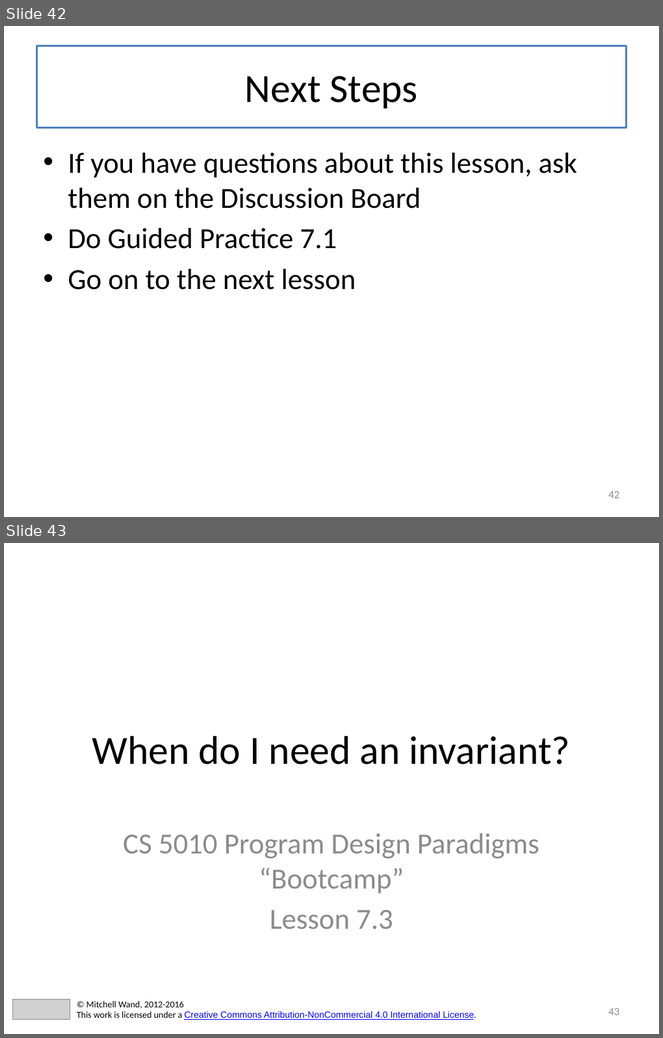
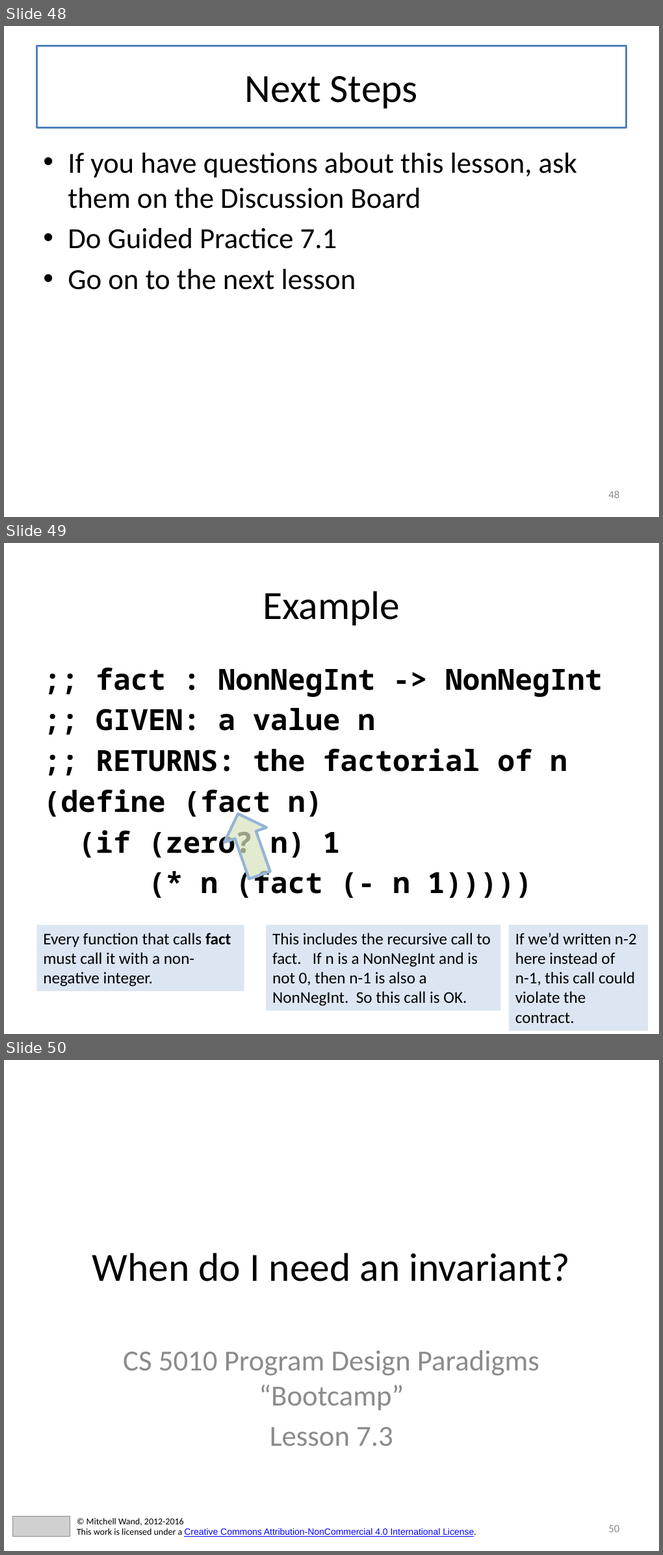
Before and after one commit to mwand/cs5010f17, a slide deck: Slides/Lesson 7.1-7.3 Invariants Combined.pptx. Shown one above the other, each under a label of ours: slides 42 and 43 before the commit, slides 48, 49 and 50 after it. The pictures are 663x1038 and 663x1555 pixels, drawn with LibreOffice and Linux fonts; fonts in the diff are those of the drawing; grey boxes stand for pictures. Boxes give left, top, right and bottom in pixels: in the first picture for what was removed or moved away, otherwise in the second. Text is boxed around its words. In the diff, an @@ line names an element or a change of style, - is before the commit and + after.

```diff
--- a/Slides/Lesson 7.1-7.3 Invariants Combined.pptx
+++ b/Slides/Lesson 7.1-7.3 Invariants Combined.pptx
@@ slide 49 added at (4, 543, 659, 1034), background #FFFFFF @@
@@ title added at (36, 563, 627, 644), fill #FFFFFF, outline #4F81BD 2 pt, 44 pt, text #000000 @@
+Example
@@ text added at (43, 667, 603, 899), 32 pt, text #000000, bold @@
+;; fact : NonNegInt -> NonNegInt
+;; GIVEN: a value n
+;; RETURNS: the factorial of n
+(define (fact n)
+(if (zero? n) 1
+(* n (fact (- n 1)))))
@@ right arrow added at (217, 806, 280, 882), fill #D7E4BD at 71% opacity, outline #95B3D7 3 pt @@
@@ rectangle added at (36, 925, 244, 991), fill #DCE6F2, 18 pt, text #000000 @@
+Every function that calls fact must call it with a non-negative integer.
@@ rectangle added at (266, 925, 501, 1011), fill #DCE6F2, 18 pt, text #000000 @@
+This includes the recursive call to fact. If n is a NonNegInt and is not 0, then n-1 is also a NonNegInt. So this call is OK.
@@ rectangle added at (509, 925, 648, 1031), fill #DCE6F2, 18 pt, text #000000 @@
+If we’d written n-2 here instead of n-1, this call could violate the contract.
@@ what was slide 42 is now slide 48 @@
@@ page number at (608, 491, 620, 499): text changed @@
-42
+48
@@ what was slide 43 is now slide 50 @@
@@ page number at (608, 1525, 620, 1533): text changed @@
-43
+50
```
Also in this commit, not shown: 6 other slides added.
